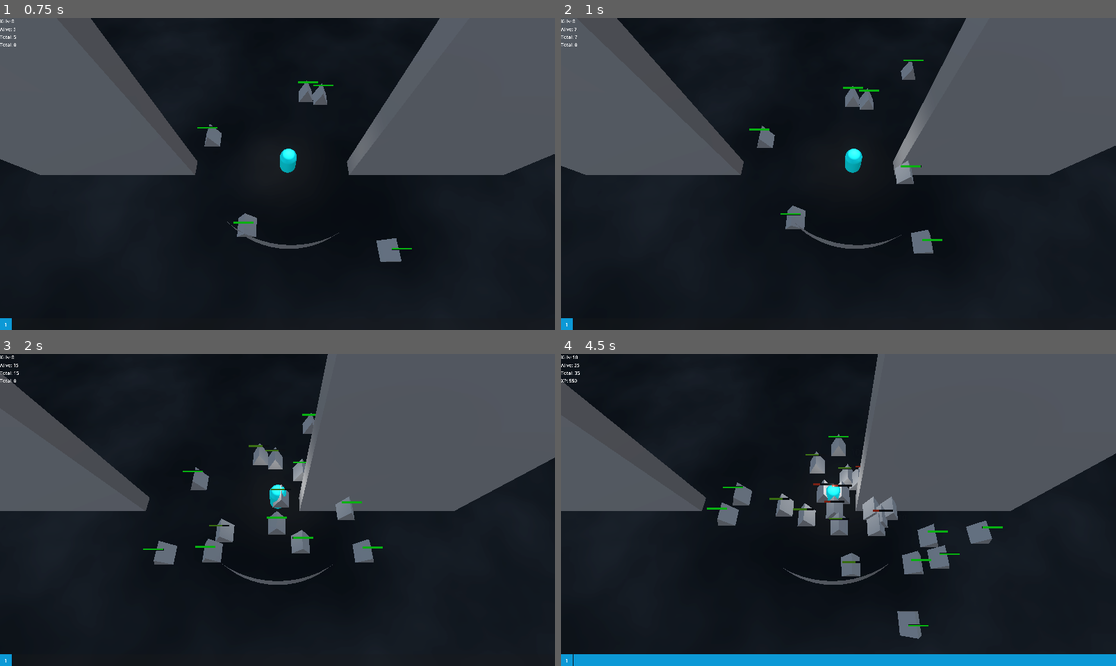
Above: before the commit, frames 1-4 (two rows, left to right).
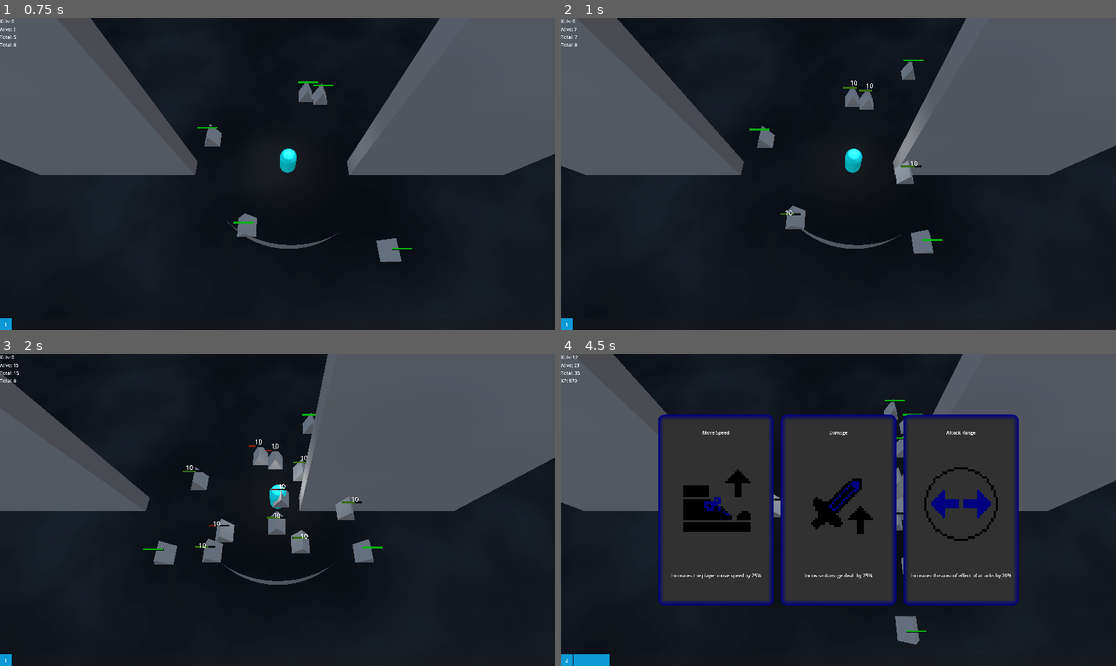
Above: after the commit, the same moments.

Repository: partkyle/GodotProjects
Game: Godot game, scene res://main.tscn
Two runs of this game, one before a commit and one after it. Both use one fixed random seed, a clock stepped at 60 frames per second and the inputs below. The engine's default icon, where the game draws it, is replaced by a stand-in: a white triangle on a blue panel in a dark square.
Inputs (mouse positions are in pixels of both pictures, inside the frame that each line leads up to):
- Up to frame 1 (0.75 s): tap Enter (ui_accept) at 0.5 s; move the mouse to (399, 158) at 0.52 s; hold D (move_right) from 0.53 s (still down); hold F from 0.53 s (still down); click (399, 158) at 0.67 s
- Up to frame 2 (1 s): keep holding D (move_right); keep holding F; tap Enter (ui_accept) at 0.77 s
- Up to frame 3 (2 s): release D (move_right) at 1.25 s; release F at 1.25 s; drag from (166, 525) to (249, 572) at 1.27 s
- Up to frame 4 (4.5 s): move the mouse to (894, 441) at 2.02 s; hold D (move_right) 2.03-2.75 s; hold F 2.03-2.75 s; drag from (810, 572) to (672, 463) at 2.77 s; move the mouse to (1005, 556) at 3.52 s; hold A (move_left) 3.53-4.25 s; hold F 3.53-4.25 s; tap Enter (ui_accept) at 3.77 s; drag from (672, 463) to (755, 432) at 4.27 s

Frame 1 is identical in both runs. In frame 2, 0.1% of the frame differs, in the area x 39-65%, y 20-64%; in frame 3, 0.2%; in frame 4, 49%, in the area x 0-100%, y 0-100%.

Commit message:
remove timers to allow for multiple attacks / spawns per frame

Diff:
--- a/RetroSurvivor/aura_attack.gd
+++ b/RetroSurvivor/aura_attack.gd
@@ -9,10 +9,12 @@
 
 @onready var collider := $Area3D/CollisionShape3D
 @onready var mesh := $Area3D/MeshInstance3D
-@onready var timer := $Timer
 @onready var area := $Area3D
 
 @onready var stats := $"../../StatsComponent"
+
+@export var seconds_per_attack := 1.0
+var time_since_last_attack := 0.0
 
 
 func _ready():
@@ -26,14 +28,17 @@
 		collider.shape.radius = size
 
 func _physics_process(delta):
-	if timer.is_stopped():
-		var bodies = area.get_overlapping_bodies()
+	time_since_last_attack += delta
+	while time_since_last_attack > seconds_per_attack:
+		time_since_last_attack -= seconds_per_attack
+		attack()
 
-		for body in bodies:
-			if body.has_method('take_damage'):
-				body.take_damage(calc_damage())
+func attack():
+	var bodies = area.get_overlapping_bodies()
 
-		timer.start()
+	for body in bodies:
+		if body.has_method('take_damage'):
+			body.take_damage(calc_damage())
 
 func calc_damage():
 	return damage * (1.0 + stats.attack_damage_buff)
--- a/RetroSurvivor/main.tscn
+++ b/RetroSurvivor/main.tscn
@@ -87,10 +87,6 @@
 max_count = 200
 spawn_point = NodePath("../Player")
 
-[node name="Timer" type="Timer" parent="EnemySpawner"]
-wait_time = 0.05
-autostart = true
-
 [node name="XpSpawner" type="Node3D" parent="."]
 script = ExtResource("5_ex7yd")
 xp = ExtResource("6_s8bsw")
@@ -113,8 +109,8 @@
 
 [node name="Wall2" type="StaticBody3D" parent="Environment"]
 transform = Transform3D(-4.37114e-08, 0, 1, 0, 1, 0, -1, 0, -4.37114e-08, 10, 0, 0)
-collision_layer = 4
-collision_mask = 4
+collision_layer = 12
+collision_mask = 12
 
 [node name="MeshInstance3D" type="MeshInstance3D" parent="Environment/Wall2"]
 transform = Transform3D(1, 0, 0, 0, 1, 0, 0, 0, 1, 0, 5, 0)
@@ -228,7 +224,6 @@
 [connection signal="gain_xp" from="Player" to="UI" method="_on_player_gain_xp"]
 [connection signal="level_up" from="Player" to="UI" method="_on_player_level_up"]
 [connection signal="level_up" from="Player" to="UI/UpgradeSelect" method="_on_player_level_up"]
-[connection signal="timeout" from="EnemySpawner/Timer" to="EnemySpawner" method="_on_timer_timeout"]
 [connection signal="damage_dealt" from="SignalBus" to="DamageNotifier" method="_on_signal_bus_damage_dealt"]
 [connection signal="enemy_died" from="SignalBus" to="EnemySpawner" method="_on_signal_bus_enemy_died"]
 [connection signal="enemy_died" from="SignalBus" to="XpSpawner" method="_on_signal_bus_enemy_died"]
--- a/RetroSurvivor/player.gd
+++ b/RetroSurvivor/player.gd
@@ -63,7 +63,6 @@
 	gain_xp.emit(xp, xp_to_next_level)
 
 
-
 func _on_upgrade_select_select_powerup(powerup: PowerUp, rarity: PowerUp.Rarity):
 	match powerup.stat:
 		PowerUp.Stat.MOVE_SPEED:
--- a/RetroSurvivor/player.tscn
+++ b/RetroSurvivor/player.tscn
@@ -73,9 +73,6 @@
 transform = Transform3D(1, 0, 0, 0, 1, 0, 0, 0, 1, 0, 1, 0)
 shape = SubResource("CylinderShape3D_7j2tb")
 
-[node name="Timer" type="Timer" parent="Attacks/Aura"]
-one_shot = true
-
 [node name="Pickup" type="Area3D" parent="."]
 transform = Transform3D(1, 0, 0, 0, 1, 0, 0, 0, 1, 0, 1, 0)
 collision_layer = 0
--- a/RetroSurvivor/shaders/enemy_shader.tres
+++ b/RetroSurvivor/shaders/enemy_shader.tres
@@ -17,6 +17,6 @@
 shader_parameter/dissolve_height = 1.0
 shader_parameter/noise_scale = 0.5
 shader_parameter/time_scale = 0.0
-shader_parameter/glow_color = Color(0, 9.375, 7.813, 1)
+shader_parameter/glow_color = Color(100, 0, 100, 1)
 shader_parameter/glow_thickness = 0.05
 shader_parameter/noise_texture = SubResource("NoiseTexture2D_exa3e")
